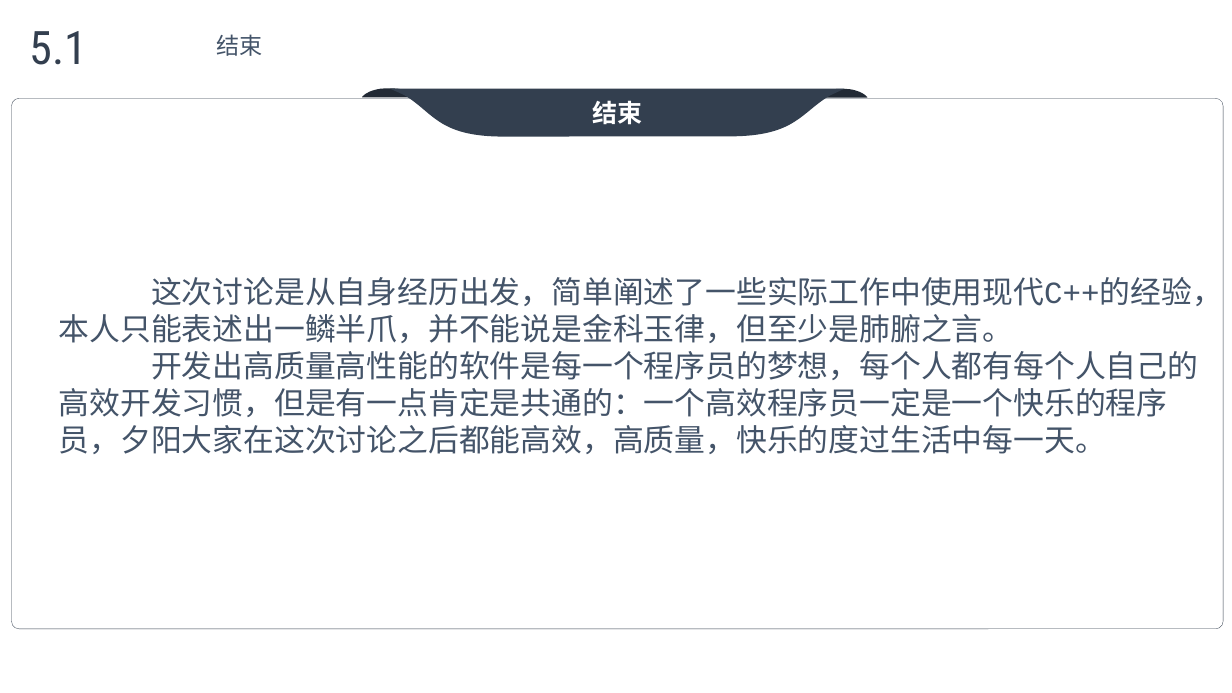
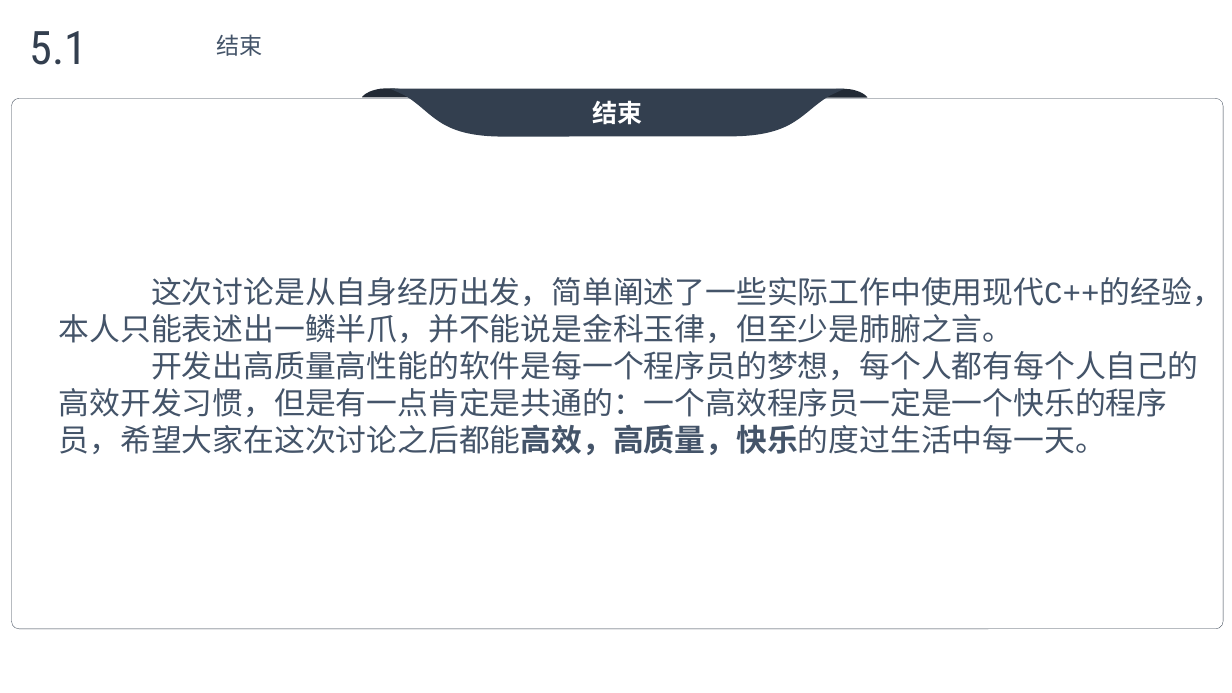
Before and after one commit to max4sharing/modern_cpp, a slide deck: slide 72 of C++11.pptx (slide 71 before the commit). Drawn at 1232x693 pixels with LibreOffice and Linux fonts; fonts in the diff are those of the drawing; background and template pictures are left out. Boxes give left, top, right and bottom in pixels: in the first picture for what was removed or moved away, otherwise in the second. Text is boxed around its words. In the diff, an @@ line names an element or a change of style, - is before the commit and + after.

```diff
--- a/C++11.pptx
+++ b/C++11.pptx
@@ text at bbox=[59, 351, 1198, 455]: text changed @@
-开发出高质量高性能的软件是每一个程序员的梦想，每个人都有每个人自己的高效开发习惯，但是有一点肯定是共通的：一个高效程序员一定是一个快乐的程序员，夕阳大家在这次讨论之后都能高效，高质量，快乐的度过生活中每一天。
+开发出高质量高性能的软件是每一个程序员的梦想，每个人都有每个人自己的高效开发习惯，但是有一点肯定是共通的：一个高效程序员一定是一个快乐的程序员，希望大家在这次讨论之后都能高效，高质量，快乐的度过生活中每一天。
```
Also in this commit, not shown: 7 other slides changed, 1 slide added, 2 other files.
